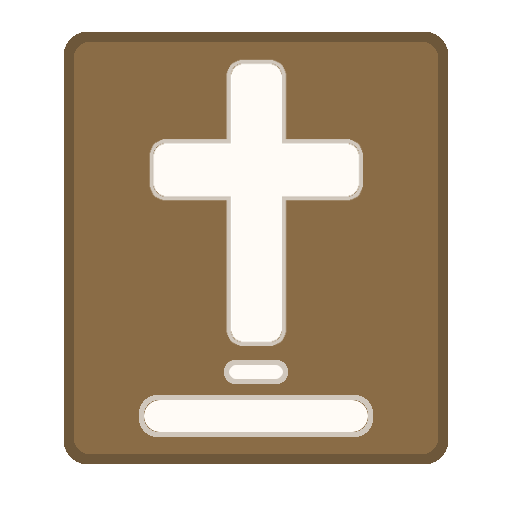
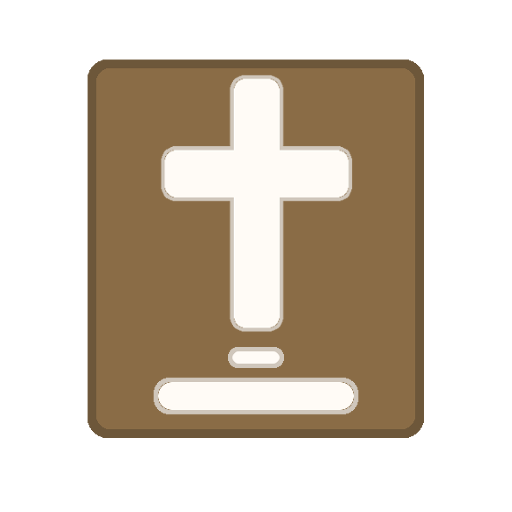
Layers edited between the first and the second 512px x 512px image:
painted on "Download" over [139, 347, 373, 437]
renamed "Pasted Layer" to "Cross", painted on it over [149, 59, 363, 346]
painted on "Background" over [64, 32, 448, 464]
